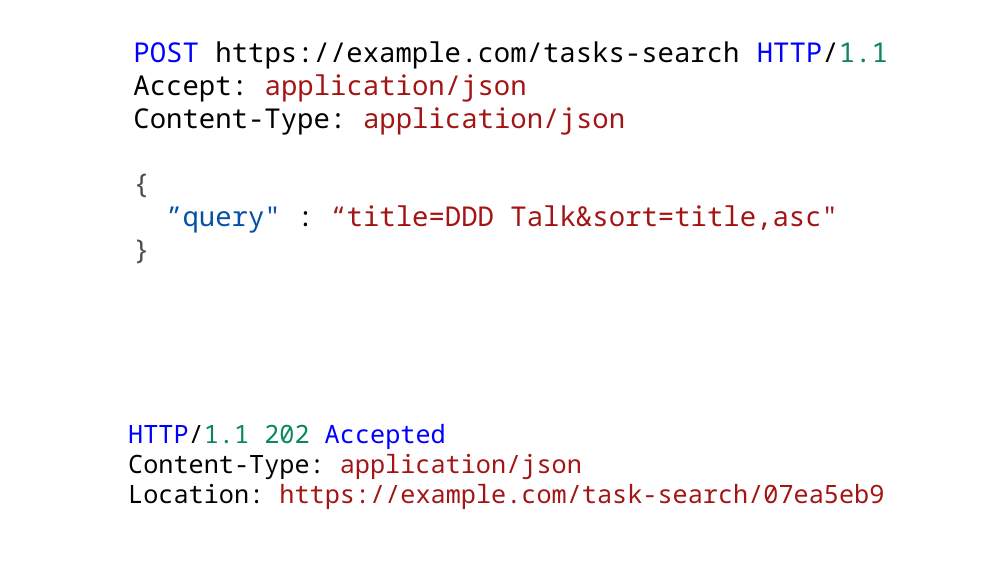
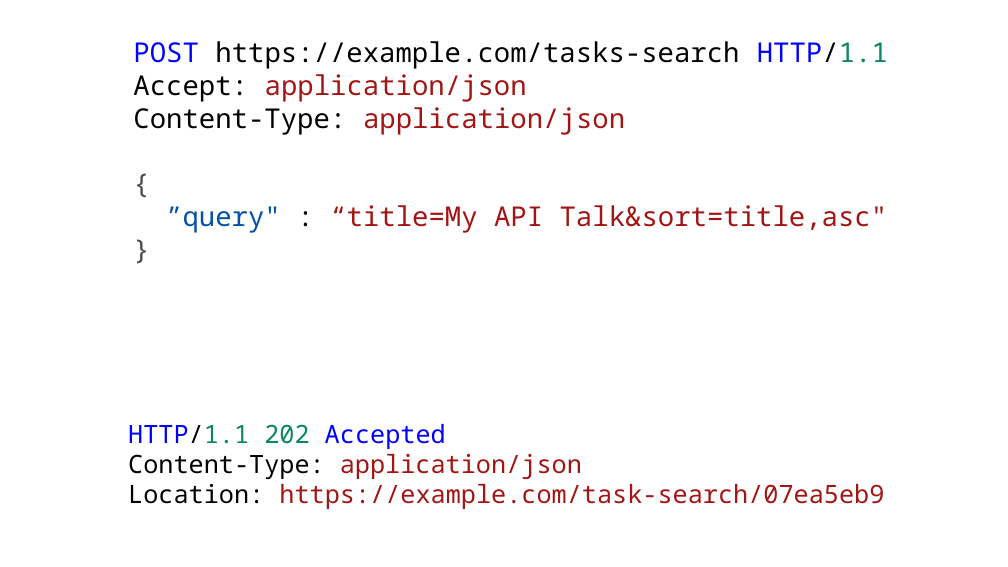
Before and after one commit to holytshirt/httpapipatterns, a slide deck: slide 44 of http api patterns.pptx. Drawn at 1008x567 pixels with LibreOffice and Linux fonts; fonts in the diff are those of the drawing. Boxes give left, top, right and bottom in pixels: in the first picture for what was removed or moved away, otherwise in the second. Text is boxed around its words. In the diff, an @@ line names an element or a change of style, - is before the commit and + after.

```diff
--- a/http api patterns.pptx
+++ b/http api patterns.pptx
@@ text at bbox=[166, 205, 888, 233]: text changed @@
-”query" : “title=DDD Talk&sort=title,asc"
+”query" : “title=My API Talk&sort=title,asc"
```
Also in this commit, not shown: 17 other slides changed.
